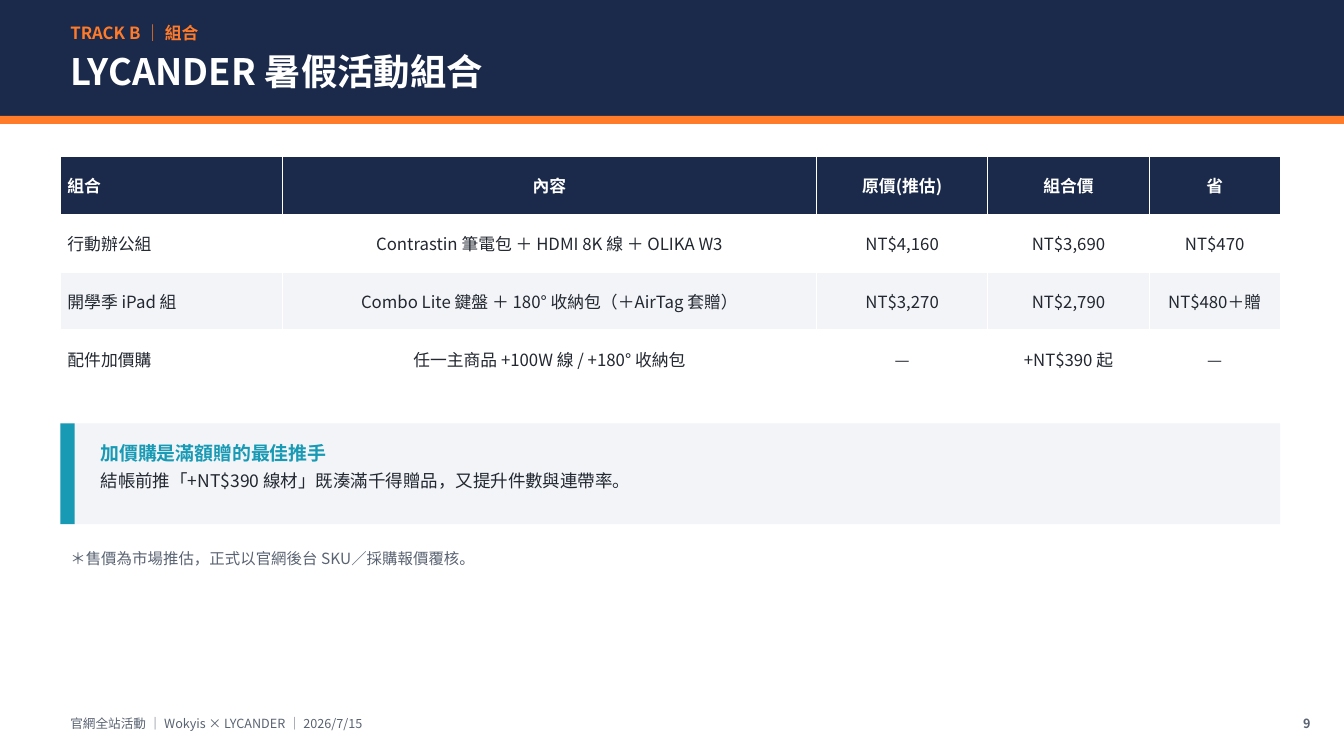
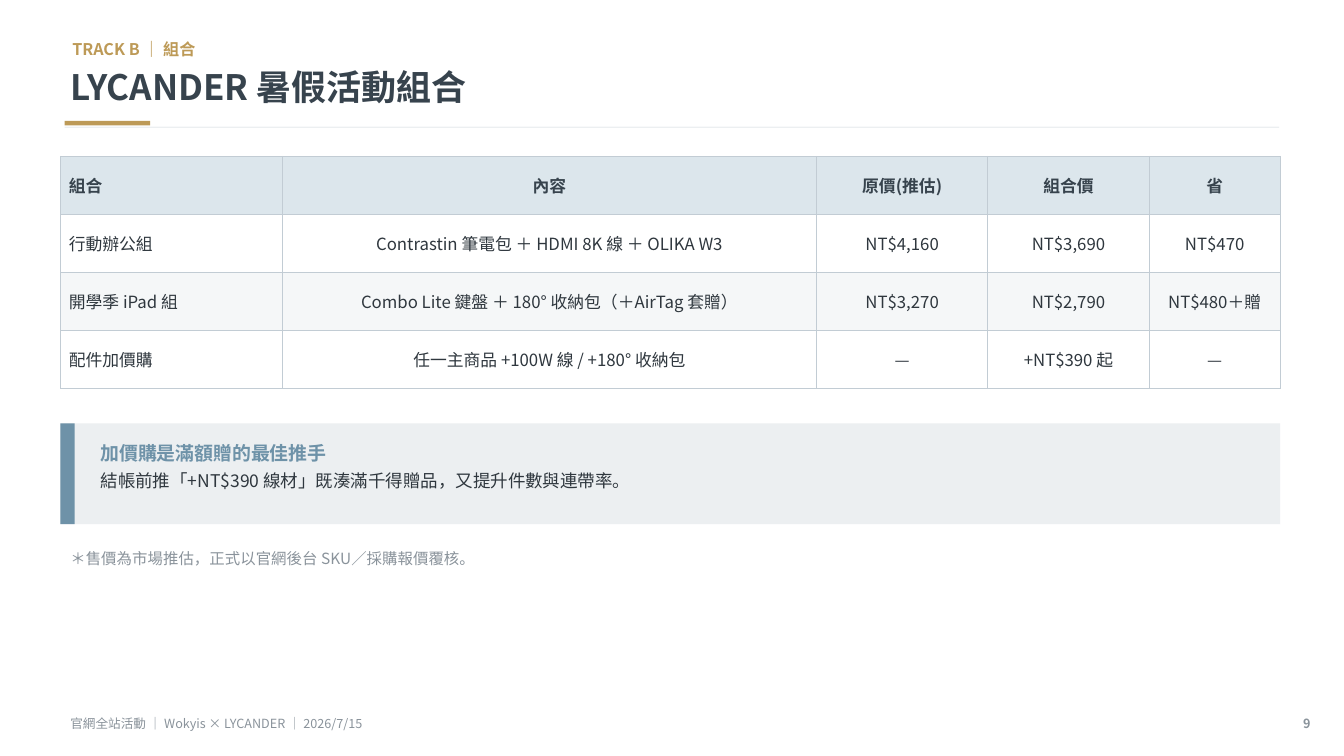
Before and after one commit to Lycander168/FrankAie-hub, a slide deck: slide 9 of projects/website-campaign-2026-0715/campaign-deck.pptx. Drawn at 1344x756 pixels with LibreOffice and Linux fonts; fonts in the diff are those of the drawing. Boxes give left, top, right and bottom in pixels: in the first picture for what was removed or moved away, otherwise in the second. Text is boxed around its words. In the diff, an @@ line names an element or a change of style, - is before the commit and + after.

```diff
--- a/projects/website-campaign-2026-0715/campaign-deck.pptx
+++ b/projects/website-campaign-2026-0715/campaign-deck.pptx
@@ rectangle removed at box(0, 0, 1344, 116) @@
@@ text "TRACK B ｜ 組合": place and size @@
-text "TRACK B ｜ 組合" at box(70, 25, 199, 41)
+text "TRACK B ｜ 組合" at box(72, 41, 195, 57)
@@ text "TRACK B ｜ 組合" at box(72, 41, 195, 57): size 12 to 11.5 pt, text colour #FF7A29 to #BD9A57 @@
@@ text "LYCANDER 暑假活動組合": place and size @@
-text "LYCANDER 暑假活動組合" at box(70, 54, 483, 89)
+text "LYCANDER 暑假活動組合" at box(70, 70, 467, 103)
@@ text "LYCANDER 暑假活動組合" at box(70, 70, 467, 103): size 26 to 25 pt, text colour #FFFFFF to #37434D @@
@@ rectangle: place and size @@
-rectangle at box(0, 116, 1344, 124)
+rectangle at box(65, 126, 1279, 127)
@@ rectangle at box(65, 126, 1279, 127): fill #FF7A29 to #ECEFF1 @@
@@ rectangle added at box(65, 121, 150, 125), fill #BD9A57 @@
@@ table at box(60, 156, 1280, 388) @@
@@ fill #1B2A4A to #DCE6EC in row 1 @@
@@ fill #F2F4F8 to #F5F7F8 in row 3 @@
@@ text colour #FFFFFF to #37434D in "組合", "內容", "原價(推估)", "組合價" and 1 more places @@
@@ text colour #222730 to #2F373E @@
@@ borders changed @@
@@ rectangle at box(60, 423, 1280, 524): fill #F2F4F8 to #ECEFF1 @@
@@ rectangle at box(60, 423, 75, 524): fill #189AB4 to #6E92A8 @@
@@ text "加價購是滿額贈的最佳推手" at box(101, 444, 630, 489): text colour #189AB4 to #6E92A8 in "加價購是滿額贈的最佳推手"; text colour #222730 to #2F373E in "結帳前推「+NT$390 線材」既湊滿千得贈品，又提升件數與連帶率。" @@
@@ text colour #5A6372 to #8A939B in 3 elements at box(70, 551, 475, 566), box(70, 717, 362, 731), box(1303, 718, 1310, 728) @@
```
Also in this commit, not shown: 19 other slides changed, 1 other file.
